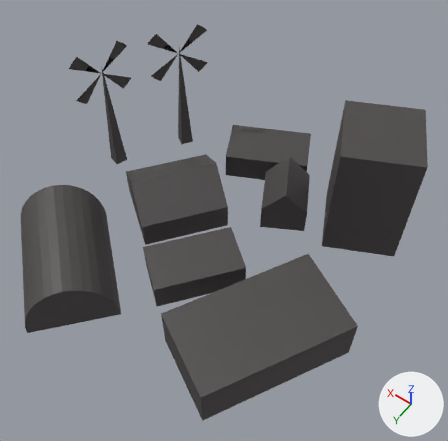
Renders of the FBX model 4900Project/Assets/Resources/Meshes/Town/town.fbx from each side of a commit.
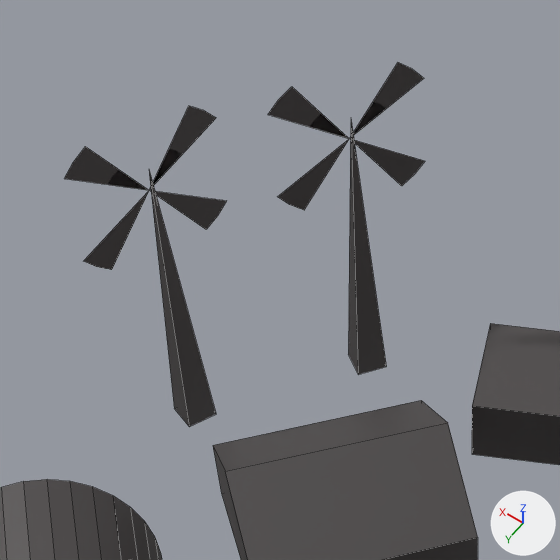
The first picture shows the older version from a camera (50 mm lens) standing at (-1.131, 1.329, 2.37) and looking at (-0.188, 0.009, 0.296). The close-ups show both versions on the part from 10% to 58% of the width and 0% to 49% of the height of that picture. Every picture has the same lights, and +X, +Y and +Z are marked at lower right. The close-ups show mesh edges as thin lines. Where no turn or scale is listed for an object, it has been applied to the vertices.
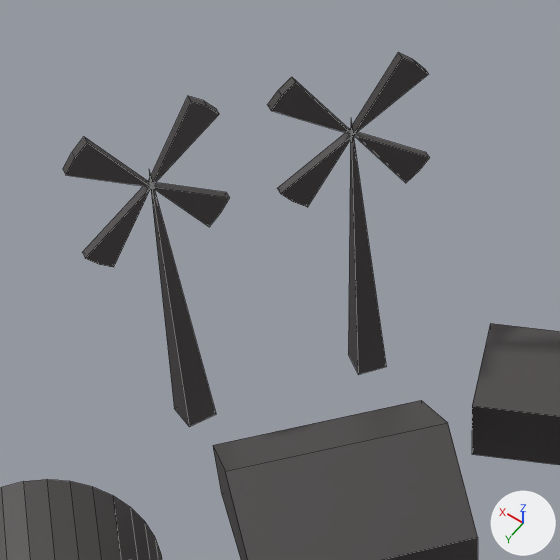
What differs and where, as boxes (x1, y1, x2, y2) in the close-ups (560 x 560 px):
'Cube.005', reshaped
    before: (0, 62, 560, 560)
    after: (0, 52, 560, 560)
part 1 of me_cube_005, built on
    before: (64, 62, 425, 270)
    after: (63, 52, 429, 267)

The change, as a list of edits to the scene's bpy script:
```text
Change me_cube_005:
    used by ob_cube_005; location = (0.077, -0.147, 0.0)
    remove me_cube_005.from_pydata(...)  # 122 vertices, 74 faces; spans x -0.96..0.63, y -0.67..0.94, z 0.0..0.69
    add me_cube_005.from_pydata(...)  # 148 vertices, 114 faces; spans x -0.96..0.63, y -0.67..0.94, z 0.0..0.71
    me_cube_005 part 1
    4 faces are deleted
    22 vertices in x 0.29..0.62, y -0.5..0.08, z 0.4..0.69 move by (0.0, 0.0, 0.02)
    4 vertices move from x 0.46..0.63, y -0.26..0.08, z 0.42..0.64 to x 0.46..0.63, y -0.26..0.08, z 0.44..0.66
    26 vertices are added at x 0.27..0.62, y -0.49..0.09, z 0.42..0.71
    44 new faces join them
```
